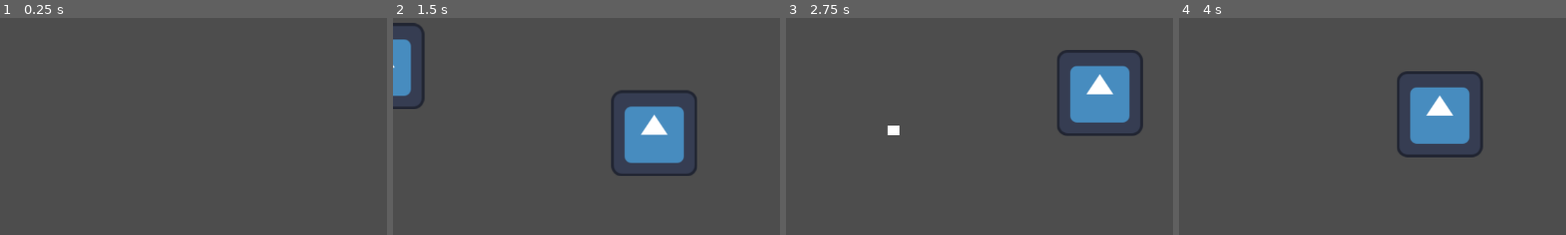
Above: before the commit, frames 1-4 (left to right).
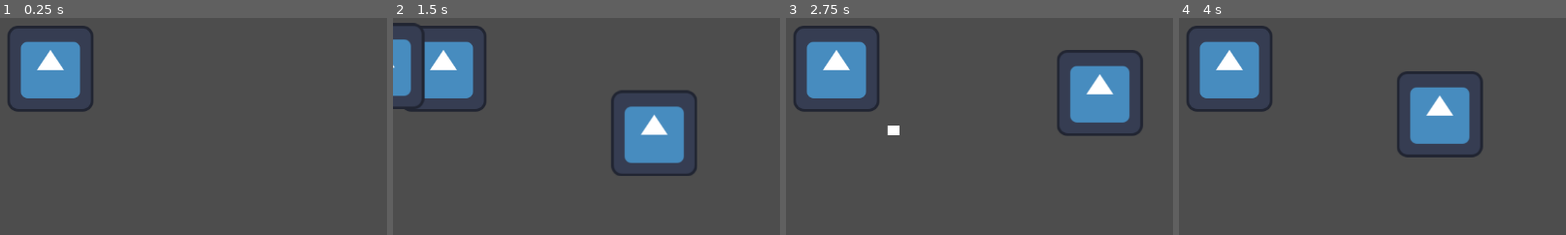
Above: after the commit, the same moments.

Repository: Blr-Mac/GMTK-2026
Game: Godot game, scene res://main.tscn
Two runs of this game, one before a commit and one after it. Both use one fixed random seed, a clock stepped at 60 frames per second and the inputs below. The engine's default icon, where the game draws it, is replaced by a stand-in: a white triangle on a blue panel in a dark square.
Inputs (mouse positions are % of the whole screen's width and height, from its top left):
- Up to frame 1 (0.25 s): no input
- Up to frame 2 (1.5 s): tap Enter at 0.5 s; move the mouse to (72, 45) at 0.52 s; hold D (move_right) 0.53-1.28 s; click (72, 45) at 0.6 s; move the mouse to (30, 55) at 1.27 s; hold S (move_down) from 1.28 s (still down); click (30, 55) at 1.35 s
- Up to frame 3 (2.75 s): move the mouse to (60, 28) at 2.02 s; release S (move_down) at 2.03 s; hold D (move_right) from 2.03 s (still down); click (60, 28) at 2.1 s
- Up to frame 4 (4 s): move the mouse to (45, 70) at 2.77 s; release D (move_right) at 2.78 s; hold W (move_up) 2.78-3.53 s; click (45, 70) at 2.85 s; move the mouse to (80, 65) at 3.52 s; hold A (move_left) from 3.53 s (still down); click (80, 65) at 3.6 s
The pictures show only the part of the screen within x 25-75%, y 10-60%; the shares and areas given below are measured in that part.

The runs differ from the first frame. In frame 1, 5.2% of the frame differs, in the area x 2-25%, y 3-44%; in frame 2, 4.1%; in frame 3, 5.2%; in frame 4, 5.2%.

Commit message:
add blood bag

Diff:
--- /dev/null
+++ b/items/blood_bag.gd
@@ -0,0 +1,13 @@
+extends Area2D
+
+@export var value : int = 5
+
+func _ready() -> void:
+	body_entered.connect(_on_body_entered)
+
+func _on_body_entered(body: Node2D) -> void:
+	if body.is_in_group("player") or body.has_method("add_item"):
+		if body.has_method("pickup_blood"):
+			body.pickup_blood(value)
+
+		queue_free()
--- /dev/null
+++ b/items/blood_bag.tscn
@@ -0,0 +1,16 @@
+[gd_scene format=3 uid="uid://df5tmgldhtfq6"]
+
+[ext_resource type="Script" uid="uid://bxfsgq7k87eeg" path="res://items/blood_bag.gd" id="1_r6msa"]
+[ext_resource type="Texture2D" uid="uid://dwtkyuyglfn0h" path="res://icon.svg" id="2_ko1qa"]
+
+[sub_resource type="CircleShape2D" id="CircleShape2D_ko1qa"]
+radius = 64.00781
+
+[node name="BloodBag" type="Area2D" unique_id=1570092675]
+script = ExtResource("1_r6msa")
+
+[node name="CollisionShape2D" type="CollisionShape2D" parent="." unique_id=1226315638]
+shape = SubResource("CircleShape2D_ko1qa")
+
+[node name="Sprite2D" type="Sprite2D" parent="." unique_id=231656246]
+texture = ExtResource("2_ko1qa")
--- a/main.tscn
+++ b/main.tscn
@@ -1,7 +1,11 @@
 [gd_scene format=3 uid="uid://c4cau8kc3a3eo"]
 
 [ext_resource type="PackedScene" uid="uid://0oef8ydi13kw" path="res://player/player.tscn" id="1_ig7tw"]
+[ext_resource type="PackedScene" uid="uid://df5tmgldhtfq6" path="res://items/blood_bag.tscn" id="2_0xm2m"]
 
 [node name="Main" type="Node2D" unique_id=284116669]
 
 [node name="Player" parent="." unique_id=1859637775 instance=ExtResource("1_ig7tw")]
+
+[node name="BloodBag" parent="." unique_id=1404437913 instance=ExtResource("2_0xm2m")]
+position = Vector2(359, 139)
--- a/player/player.gd
+++ b/player/player.gd
@@ -7,7 +7,6 @@
 @onready var muzzle: Marker2D = $Muzzle
 
 func _physics_process(delta: float) -> void:
-	# Get 2D input vector (combines left/right/up/down)
 	var input_vector := Input.get_vector("move_left", "move_right", "move_up", "move_down")
 
 	if input_vector != Vector2.ZERO:
@@ -25,20 +24,15 @@
 func shoot(launch_angle : Vector2) -> void:
 	if not projectile_scene:
 		return
-
-	# 1. Instance the projectile
 	var projectile = projectile_scene.instantiate() as RigidBody2D
 
-	# 2. Add it to the main world scene (NOT as a child of the player)
-	# This ensures it stays behind when the player moves
 	get_tree().current_scene.add_child(projectile)
 
-	# 3. Set its starting position and rotation
 	projectile.global_position = global_position
 	projectile.global_rotation = global_rotation
 
-	# 4. Calculate direction (e.g., facing direction of the muzzle)
-	#var launch_direction = Vector2.RIGHT.rotated(muzzle.global_rotation)
 	projectile.global_position += launch_angle * Vector2(30,30)
-	# 5. Apply the physical impulse
 	projectile.launch(launch_angle)
+
+func pickup_blood(value : int):
+	print("blood: ", value)
--- a/player/player.tscn
+++ b/player/player.tscn
@@ -9,7 +9,7 @@
 
 [node name="Player" type="Node2D" unique_id=1859637775]
 
-[node name="CharacterBody2D" type="CharacterBody2D" parent="." unique_id=1004347535]
+[node name="CharacterBody2D" type="CharacterBody2D" parent="." unique_id=1004347535 groups=["player"]]
 script = ExtResource("1_oul6g")
 projectile_scene = ExtResource("2_rkbax")
 
--- a/project.godot
+++ b/project.godot
@@ -14,6 +14,10 @@
 run/main_scene="uid://c4cau8kc3a3eo"
 config/features=PackedStringArray("4.6", "GL Compatibility")
 config/icon="res://icon.svg"
+
+[global_group]
+
+player=""
 
 [input]
 
--- a/projectile/projectile.gd
+++ b/projectile/projectile.gd
@@ -3,14 +3,10 @@
 @export var speed: float = 800.0
 @export var lifetime: float = 5.0 # Despawn timer
 
-# Custom setup function called by the shooter script
 func launch(direction: Vector2) -> void:
-	# Convert direction into velocity impulse
 	var impulse = direction.normalized() * speed
 
-	# apply_central_impulse gives an instantaneous physical "kick"
 	apply_central_impulse(impulse)
 
 func _ready() -> void:
-	# Automatically destroy projectile after X seconds to clean up memory
 	get_tree().create_timer(lifetime).timeout.connect(queue_free)
Not shown, added: items/blood_bag.gd.uid
